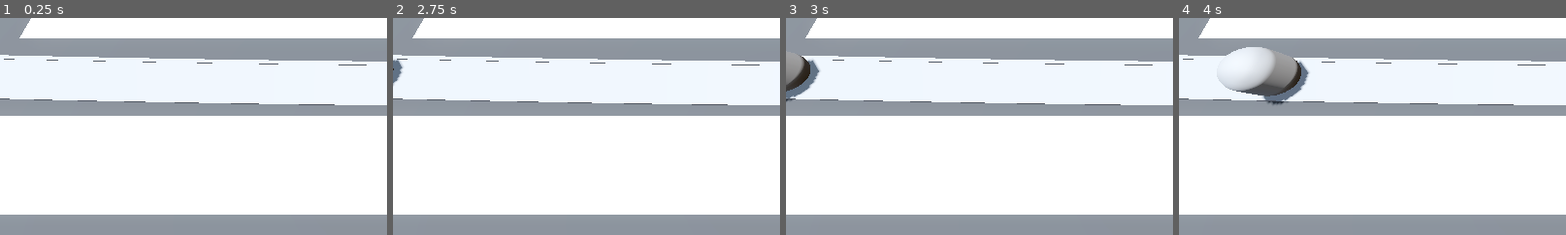
Above: before the commit, frames 1-4 (left to right).
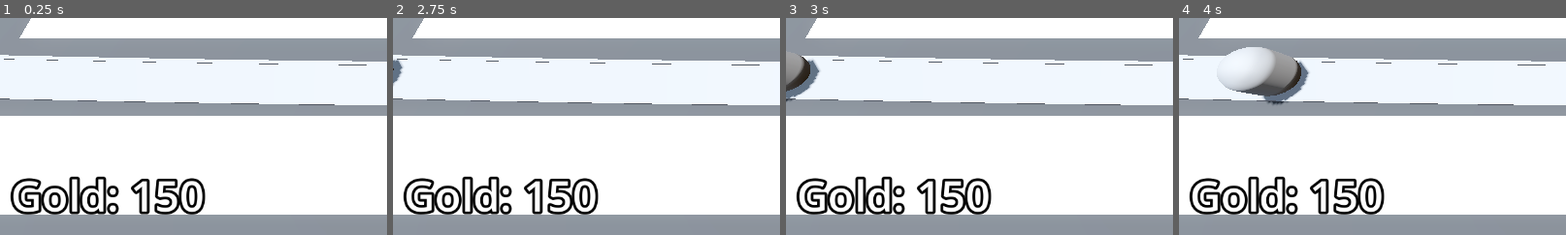
Above: after the commit, the same moments.

Repository: FabioAVSilva/Barbarian-Blaster
Game: Godot game, scene res://BaseLevel.tscn
The game is run twice, just before and just after one commit, with the same random seed, the same clock (stepped at 60 frames per second) and the same inputs.
Inputs (mouse positions are % of the whole screen's width and height, from its top left):
- Up to frame 1 (0.25 s): no input
- Up to frame 2 (2.75 s): tap Enter at 0.5, 2 s; move the mouse to (72, 45) at 0.52 s; press the mouse at (72, 45) at 0.53 s; tap Space at 1.25 s; move the mouse to (30, 55) at 1.27 s; release the mouse at (30, 55) at 1.28 s; click (30, 55) at 1.35 s; move the mouse to (60, 28) at 2.02 s; press the mouse at (60, 28) at 2.03 s
- Up to frame 3 (3 s): move the mouse to (45, 70) at 2.77 s; release the mouse at (45, 70) at 2.78 s; click (45, 70) at 2.85 s
- Up to frame 4 (4 s): move the mouse to (80, 65) at 3.52 s; press the mouse at (80, 65) at 3.53 s
The pictures show only the part of the screen within x 0-50%, y 50-100%; the shares and areas given below are measured in that part.

The runs differ from the first frame. In frame 1, 4.1% of the frame differs, in the area x 2-54%, y 72-91%; in frame 2, 4.1%; in frame 3, 4.1%; in frame 4, 4.1%.

Commit message:
Added UI elements
-Added a margin container to hold UI elements.
-Added a label to track the current gold amount

Diff:
--- a/BaseLevel.tscn
+++ b/BaseLevel.tscn
@@ -7,6 +7,7 @@
 [ext_resource type="Script" uid="uid://cgk7rikhngywd" path="res://enemy_path.gd" id="3_ufkdr"]
 [ext_resource type="Script" uid="uid://25dpid0jw2bk" path="res://turret_manager.gd" id="5_cwwxe"]
 [ext_resource type="PackedScene" uid="uid://edp7mwao1kjr" path="res://Turret/turret.tscn" id="6_ufkdr"]
+[ext_resource type="Script" uid="uid://saiaosbrs7hv" path="res://bank.gd" id="8_tv3th"]
 
 [sub_resource type="ProceduralSkyMaterial" id="ProceduralSkyMaterial_dq0bh"]
 sky_horizon_color = Color(0.662243, 0.671743, 0.686743, 1)
@@ -30,6 +31,11 @@
 "tilts": PackedFloat32Array(0, 0, 0, 0, 0)
 }
 point_count = 5
+
+[sub_resource type="LabelSettings" id="LabelSettings_epnn3"]
+font_size = 64
+outline_size = 16
+outline_color = Color(0, 0, 0, 1)
 
 [node name="BaseLevel" type="Node3D"]
 
@@ -117,4 +123,24 @@
 turret = ExtResource("6_ufkdr")
 enemy_path = NodePath("../EnemyPath")
 
+[node name="Bank" type="MarginContainer" parent="."]
+anchors_preset = 15
+anchor_right = 1.0
+anchor_bottom = 1.0
+grow_horizontal = 2
+grow_vertical = 2
+mouse_filter = 2
+theme_override_constants/margin_left = 16
+theme_override_constants/margin_top = 16
+theme_override_constants/margin_right = 16
+theme_override_constants/margin_bottom = 16
+script = ExtResource("8_tv3th")
+
+[node name="Label" type="Label" parent="Bank"]
+layout_mode = 2
+size_flags_horizontal = 0
+size_flags_vertical = 8
+text = "placeholder bank"
+label_settings = SubResource("LabelSettings_epnn3")
+
 [connection signal="timeout" from="EnemyPath/Timer" to="EnemyPath" method="spawn_enemy"]
--- /dev/null
+++ b/bank.gd
@@ -0,0 +1,12 @@
+extends MarginContainer
+
+@export var starting_gold := 150
+@onready var label: Label = $Label
+
+var gold: int:
+	set(gold_in):
+		gold = max(gold_in, 0)
+		label.text = "Gold: " + str(gold)
+
+func _ready() -> void:
+	gold = starting_gold
Not shown: 1 places in BaseLevel.tscn that only renumber resources
Not shown, added: bank.gd.uid
